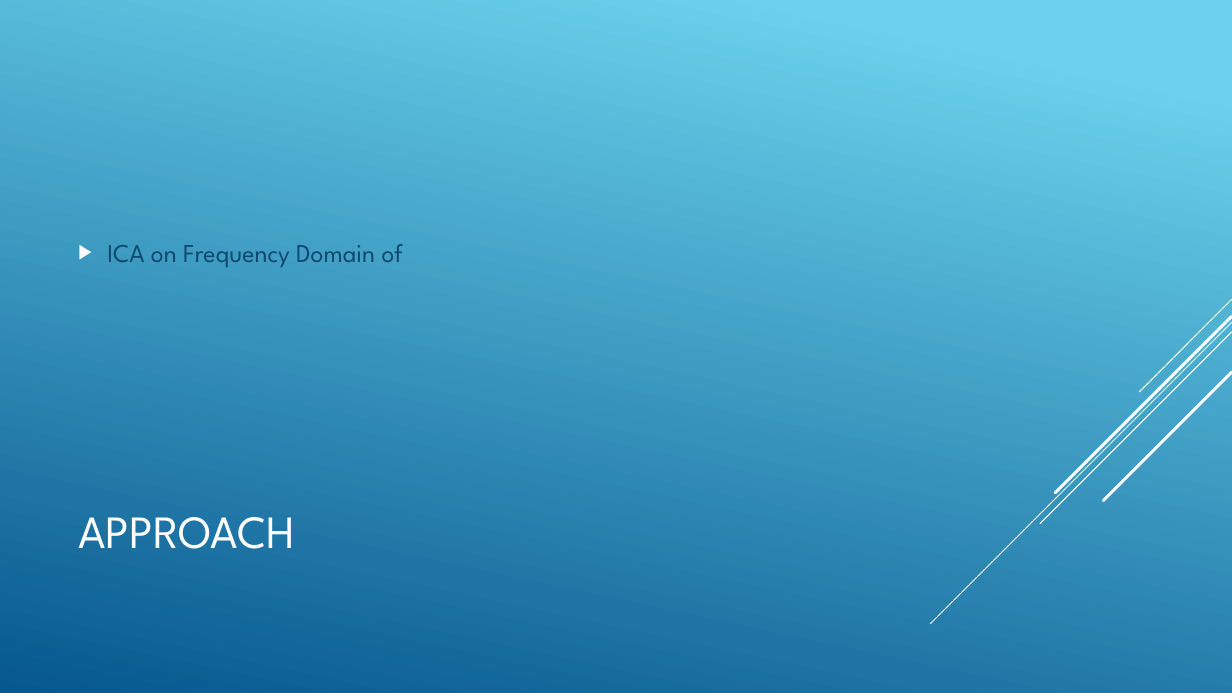
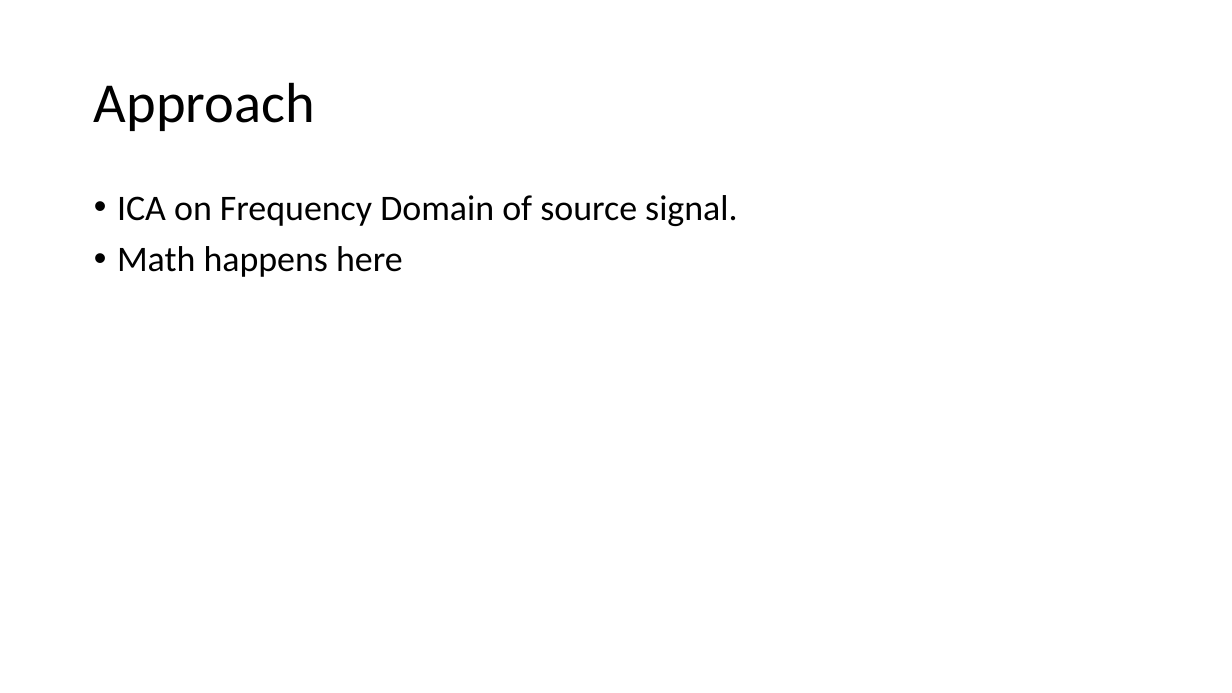
Before and after one commit to esaracin/compressive-sensing-cocktail-party-problem, a slide deck: slide 8 of slide/slides.pptx. Drawn at 1232x693 pixels with LibreOffice and Linux fonts; fonts in the diff are those of the drawing. Boxes give left, top, right and bottom in pixels: in the first picture for what was removed or moved away, otherwise in the second. Text is boxed around its words. In the diff, an @@ line names an element or a change of style, - is before the commit and + after.

```diff
--- a/slide/slides.pptx
+++ b/slide/slides.pptx
@@ background gradient #6ED2EB to #06588E to #FFFFFF @@
@@ title at [94, 82, 315, 131]: text changed; size 36 to 44 pt; font League Spartan to Calibri; text colour #FFFFFF to #000000 @@
-APPROACH
+Approach
@@ text "ICA on Frequency Domain of ..." at [117, 195, 737, 277]: vertical alignment middle to top @@
@@ text at [117, 195, 737, 277]: text changed; size 20 to 28 pt; font League Spartan to Calibri; text colour #0F496F to #000000 @@
-▶ ICA on Frequency Domain of
+• ICA on Frequency Domain of source signal.
+• Math happens here
@@ group removed at [931, 299, 1232, 624]: 5 lines @@
```
Also in this commit, not shown: 8 other slides changed, 1 slide added, 1 slide removed.
